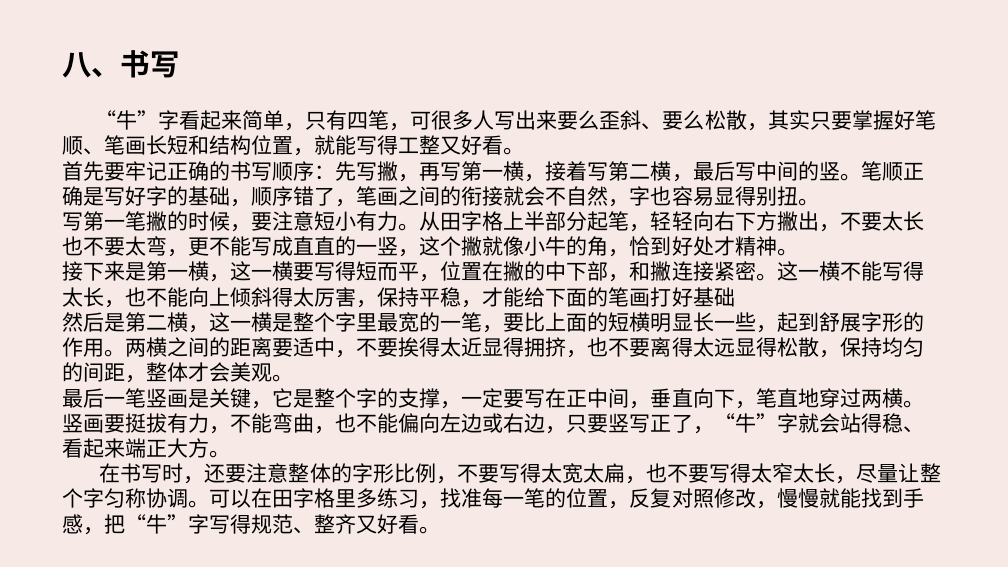
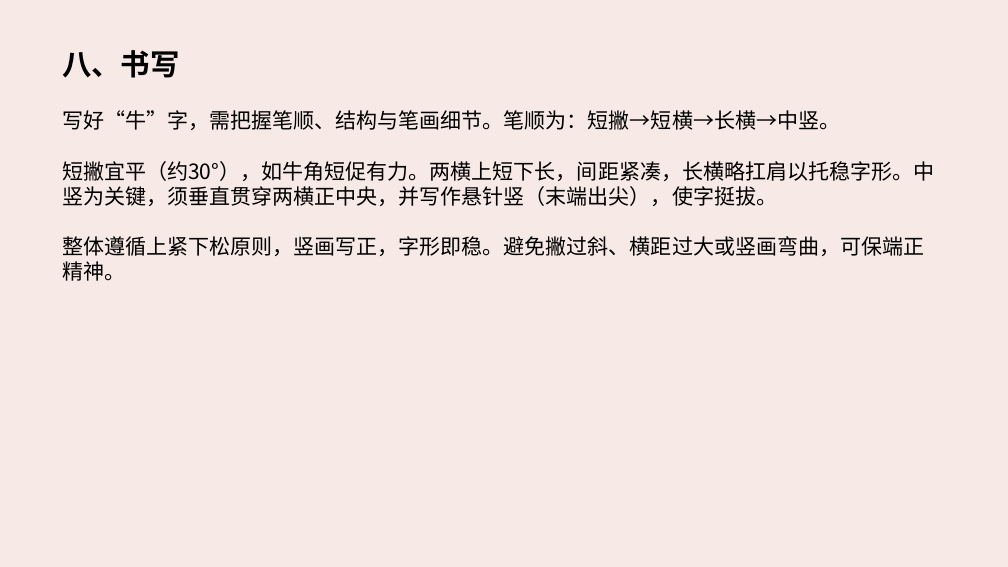
Before and after one commit to JiangmingLater/-1, a slide deck: slide 16 of 模板.pptx. Drawn at 1008x567 pixels with LibreOffice and Linux fonts; fonts in the diff are those of the drawing. Boxes give left, top, right and bottom in pixels: in the first picture for what was removed or moved away, otherwise in the second. Text is boxed around its words. In the diff, an @@ line names an element or a change of style, - is before the commit and + after.

```diff
--- a/模板.pptx
+++ b/模板.pptx
@@ text at (x1=62, y1=110, x2=934, y2=281): text changed @@
-“牛”字看起来简单，只有四笔，可很多人写出来要么歪斜、要么松散，其实只要掌握好笔顺、笔画长短和结构位置，就能写得工整又好看。
-首先要牢记正确的书写顺序：先写撇，再写第一横，接着写第二横，最后写中间的竖。笔顺正确是写好字的基础，顺序错了，笔画之间的衔接就会不自然，字也容易显得别扭。
-写第一笔撇的时候，要注意短小有力。从田字格上半部分起笔，轻轻向右下方撇出，不要太长也不要太弯，更不能写成直直的一竖，这个撇就像小牛的角，恰到好处才精神。
-接下来是第一横，这一横要写得短而平，位置在撇的中下部，和撇连接紧密。这一横不能写得太长，也不能向上倾斜得太厉害，保持平稳，才能给下面的笔画打好基础
-然后是第二横，这一横是整个字里最宽的一笔，要比上面的短横明显长一些，起到舒展字形的作用。两横之间的距离要适中，不要挨得太近显得拥挤，也不要离得太远显得松散，保持均匀的间距，整体才会美观。
-最后一笔竖画是关键，它是整个字的支撑，一定要写在正中间，垂直向下，笔直地穿过两横。竖画要挺拔有力，不能弯曲，也不能偏向左边或右边，只要竖写正了，“牛”字就会站得稳、看起来端正大方。
-在书写时，还要注意整体的字形比例，不要写得太宽太扁，也不要写得太窄太长，尽量让整个字匀称协调。可以在田字格里多练习，找准每一笔的位置，反复对照修改，慢慢就能找到手感，把“牛”字写得规范、整齐又好看。
+写好“牛”字，需把握笔顺、结构与笔画细节。笔顺为：短撇→短横→长横→中竖。
+短撇宜平（约30°），如牛角短促有力。两横上短下长，间距紧凑，长横略扛肩以托稳字形。中竖为关键，须垂直贯穿两横正中央，并写作悬针竖（末端出尖），使字挺拔。
+整体遵循上紧下松原则，竖画写正，字形即稳。避免撇过斜、横距过大或竖画弯曲，可保端正精神。
```
Also in this commit, not shown: 3 other slides changed, 4 slides added, 6 other files.
